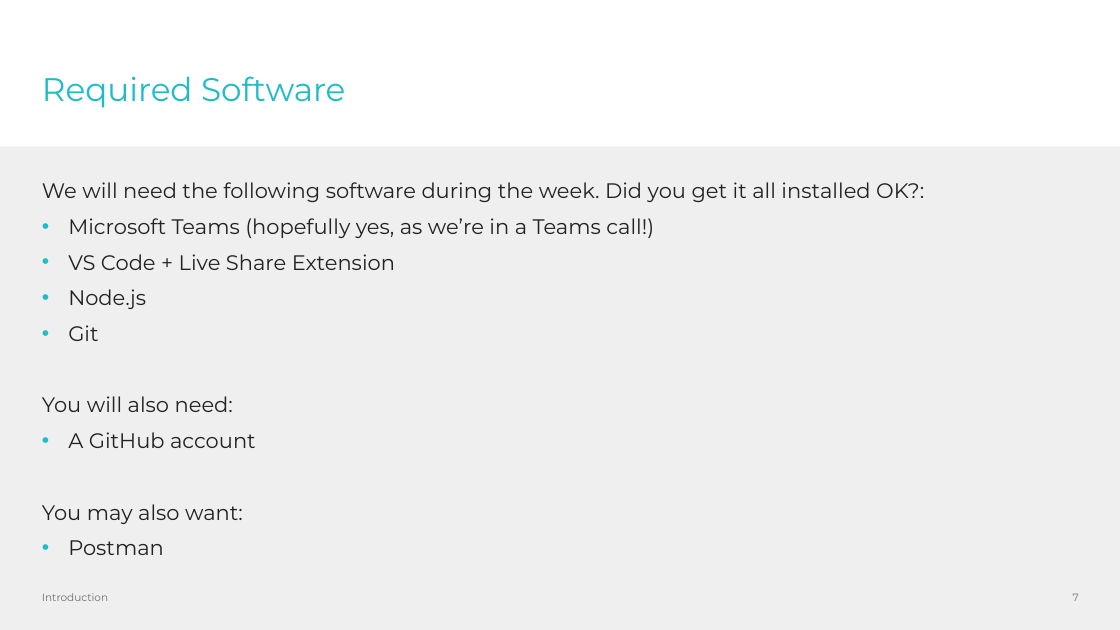
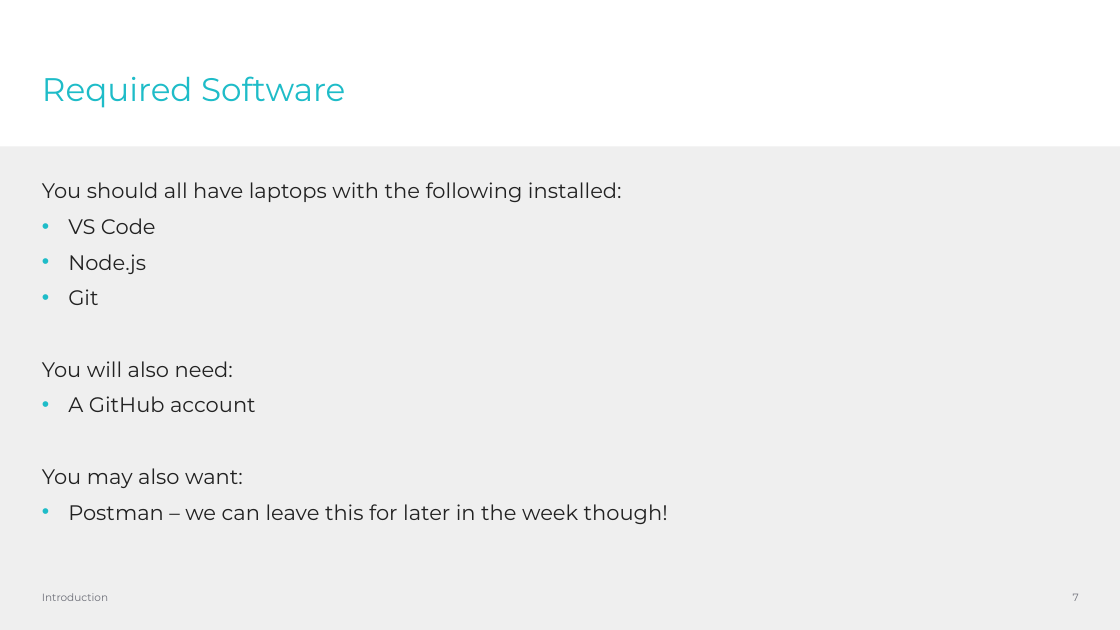
Before and after one commit to CarlyG55/Tetris-WorkExperience2022, a slide deck: slide 7 of presentations/intro.pptx. Drawn at 1120x630 pixels with LibreOffice and Linux fonts; fonts in the diff are those of the drawing; background and template pictures are left out. Boxes give left, top, right and bottom in pixels: in the first picture for what was removed or moved away, otherwise in the second. Text is boxed around its words. In the diff, an @@ line names an element or a change of style, - is before the commit and + after.

```diff
--- a/presentations/intro.pptx
+++ b/presentations/intro.pptx
@@ text at <box>42,182,622,234</box>: text changed @@
-We will need the following software during the week. Did you get it all installed OK?:
-• Microsoft Teams (hopefully yes, as we’re in a Teams call!)
-• VS Code + Live Share Extension
+You should all have laptops with the following installed:
+• VS Code
@@ text at <box>68,504,668,524</box>: text changed @@
-• Postman
+• Postman – we can leave this for later in the week though!
```
Also in this commit, not shown: 8 other slides changed, 2 other files.
